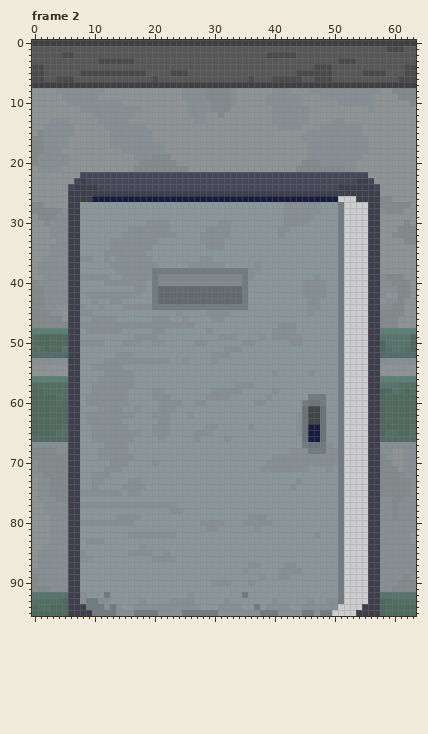
A pixel-art file gets an edit: Assets/Art/Aseprite/Environment/Room Parts/StripedDoorwayDoor.aseprite. The picture above was drawn from the file before the commit.
64x96 pixels, 16 frames. Colours within 5 levels of each other are drawn and written as one. Shown: frame 2. The commit also changed other frames, which this record leaves out.
New version:
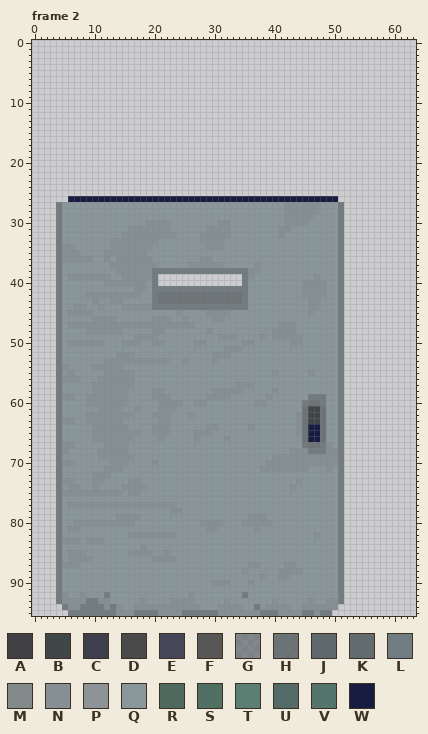
Palette (. is transparent): A #3f3f44  B #3e4646  C #3e3f4d  D #4a4a4a  E #454658  F #575757  G #5a6466a9  H #5a6466d7  J #5a6466f1  K #626c6f  L #717c80  M #828a8c  N #869094  P #8e9395  Q #89979b  R #4e695d  S #526f63  T #5b8073  U #536b69  V #55746d  W #171d42
Changes in this commit:
layer "Layer 1" now hidden
layer "Layer" now hidden
Changed rows in their new state; - is an unchanged pixel.
Frame 2:
first column x 0:
 0 ................................................................
 1 ................................................................
 2 ................................................................
 3 ................................................................
 4 ................................................................
 5 ................................................................
 6 ................................................................
 7 ................................................................
 8 ................................................................
 9 ................................................................
10 ................................................................
11 ................................................................
12 ................................................................
13 ................................................................
14 ................................................................
15 ................................................................
16 ................................................................
17 ................................................................
18 ................................................................
19 ................................................................
20 ................................................................
21 ................................................................
22 ................................................................
23 ................................................................
24 ................................................................
25 ................................................................
26 ......WWWW--------------------------------------------..........
27 ....LQQQ------------------------------------------------........
28 ....LQQQ------------------------------------------------........
29 ....LQQQ------------------------------------------------........
30 ....LQQQ------------------------------------------------........
31 ....LQQQ------------------------------------------------........
32 ....LQQQ------------------------------------------------........
33 ....LQQQ------------------------------------------------........
34 ....L-NQ------------------------------------------------........
35 ....L-NN------------------------------------------------........
36 ....L-NN------------------------------------------------........
37 ....LQQQ------------------------------------------------........
38 ....LQQQ------------------------------------------------........
39 ....LQNN-------------..............---------------------........
40 ....LQQQ-------------..............---------------------........
41 ....LQQQ-------------LLLLLLLLLLLLLL---------------------........
42 ....LQQQ-------------HHHHHHHHHHHHHH---------------------........
43 ....LQQQ-------------HHHHHHHHHHHHHH---------------------........
44 ....LQQN------------------------------------------------........
45 ....LQNN------------------------------------------------........
46 ....LQQQ------------------------------------------------........
47 ....LQNN------------------------------------------------........
48 ....LQQQ------------------------------------------------........
49 ....LQQQ------------------------------------------------........
50 ....LQNN------------------------------------------------........
51 ....LQQQ------------------------------------------------........
52 ....LQQQ------------------------------------------------........
53 ....LQQQ------------------------------------------------........
54 ....LNQQ------------------------------------------------........
55 ....LQNQ------------------------------------------------........
56 ....LNNN------------------------------------------------........
57 ....LQQQ------------------------------------------------........
58 ....LQQQ------------------------------------------------........
59 ....LNNQ------------------------------------------------........
60 ....LQQQ------------------------------------------------........
61 ....LQQQ------------------------------------------------........
62 ....LQQQ------------------------------------------------........
63 ....LNNQ------------------------------------------------........
64 ....LQQQ------------------------------------------------........
65 ....LQQQ------------------------------------------------........
66 ....LQQQ------------------------------------------------........
67 ....L-NQ------------------------------------------------........
68 ....L-QQ------------------------------------------------........
69 ....LQQQ------------------------------------------------........
70 ....LNNQ------------------------------------------------........
71 ....LQQQ------------------------------------------------........
72 ....LQQQ------------------------------------------------........
73 ....LNNQ------------------------------------------------........
74 ....LQNN------------------------------------------------........
75 ....LNNN------------------------------------------------........
76 ....LQQQ------------------------------------------------........
77 ....LQNN------------------------------------------------........
78 ....LQQQ------------------------------------------------........
79 ....LQQQ------------------------------------------------........
80 ....LQQN------------------------------------------------........
81 ....LQNN------------------------------------------------........
82 ....LQQQ------------------------------------------------........
83 ....L-NN------------------------------------------------........
84 ....LQQQ------------------------------------------------........
85 ....LQNN------------------------------------------------........
86 ....LQNN------------------------------------------------........
87 ....L-NN------------------------------------------------........
88 ....LQQQ------------------------------------------------........
89 ....LQQQ------------------------------------------------........
90 ....LQQQ------------------------------------------------........
91 ....LQQQ------------------------------------------------........
92 ....LNQQ------------------------------------------------........
93 ....LNNN------------------------------------------------........
94 .....LNNL----------------------------------------------.........
95 ......LLLL--------------------------------------------..........
